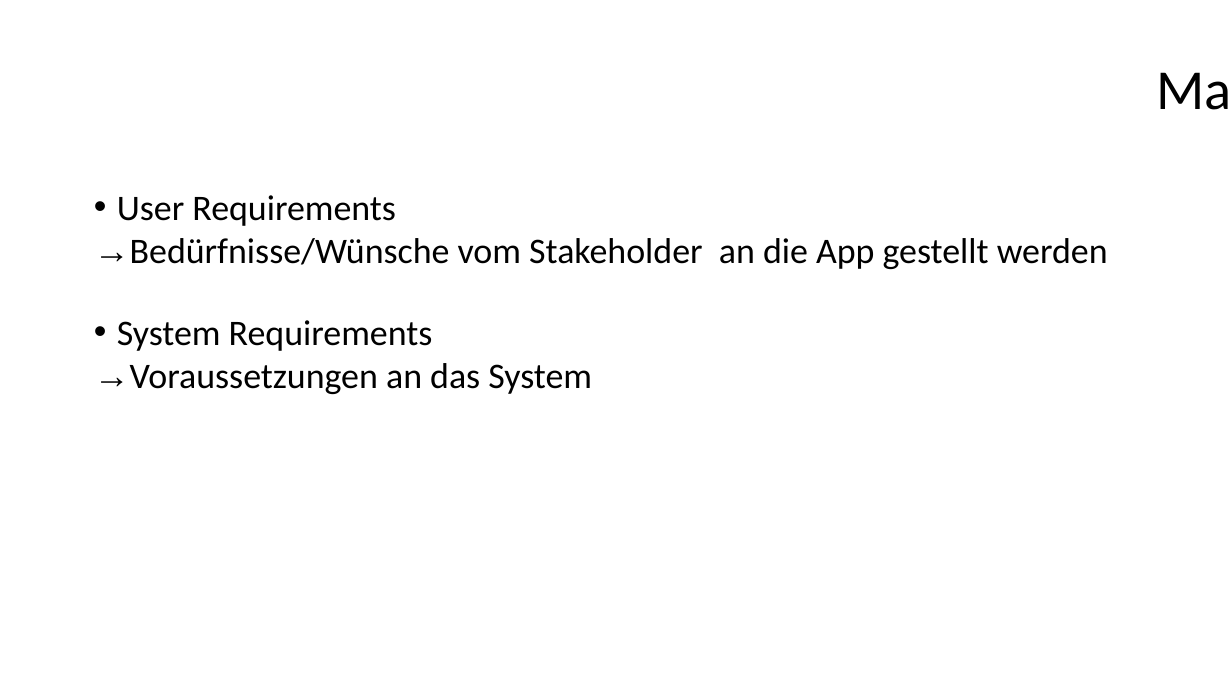
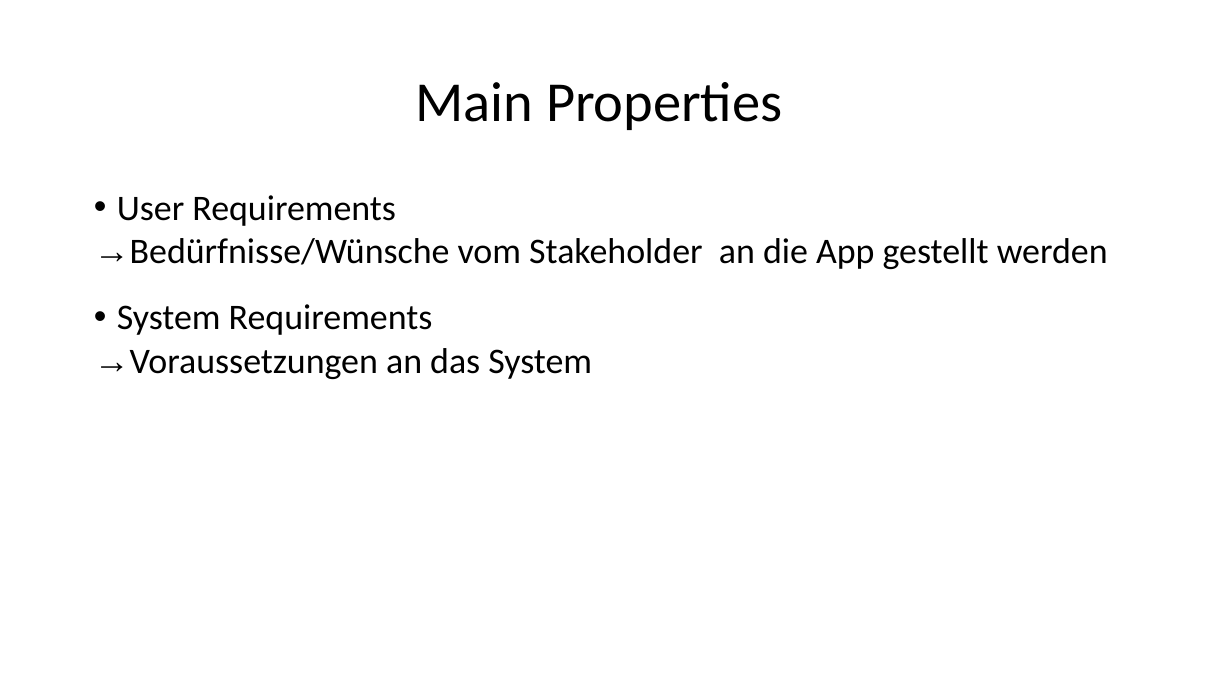
Before and after one commit to rkleee/seGruppeH, a slide deck: slide 6 of Präsi_Requirements-RebeccaSzenario.pptx. Drawn at 1232x693 pixels with LibreOffice and Linux fonts; fonts in the diff are those of the drawing. Boxes give left, top, right and bottom in pixels: in the first picture for what was removed or moved away, otherwise in the second. Text is boxed around its words. In the diff, an @@ line names an element or a change of style, - is before the commit and + after.

```diff
--- a/Präsi_Requirements-RebeccaSzenario.pptx
+++ b/Präsi_Requirements-RebeccaSzenario.pptx
@@ text "Main Properties": place and size @@
-text "Main Properties" at bbox=[1148, 32, 1232, 152]
+text "Main Properties" at bbox=[415, 82, 783, 130]
@@ text "Main Properties" at bbox=[415, 82, 783, 130]: alignment left to centre @@
@@ text "User Requirements" rewrapped from bbox=[94, 195, 1108, 394] to bbox=[94, 195, 1108, 379] @@
```
Also in this commit, not shown: 3 other slides changed, 1 other file.
